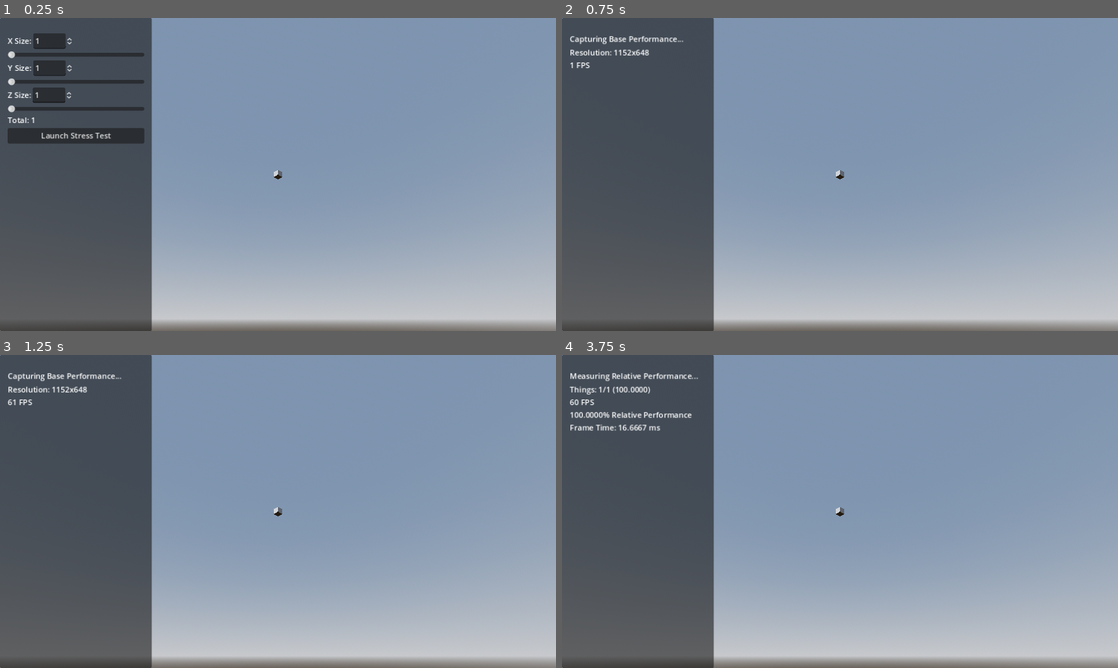
Above: before the commit, frames 1-4 (two rows, left to right).
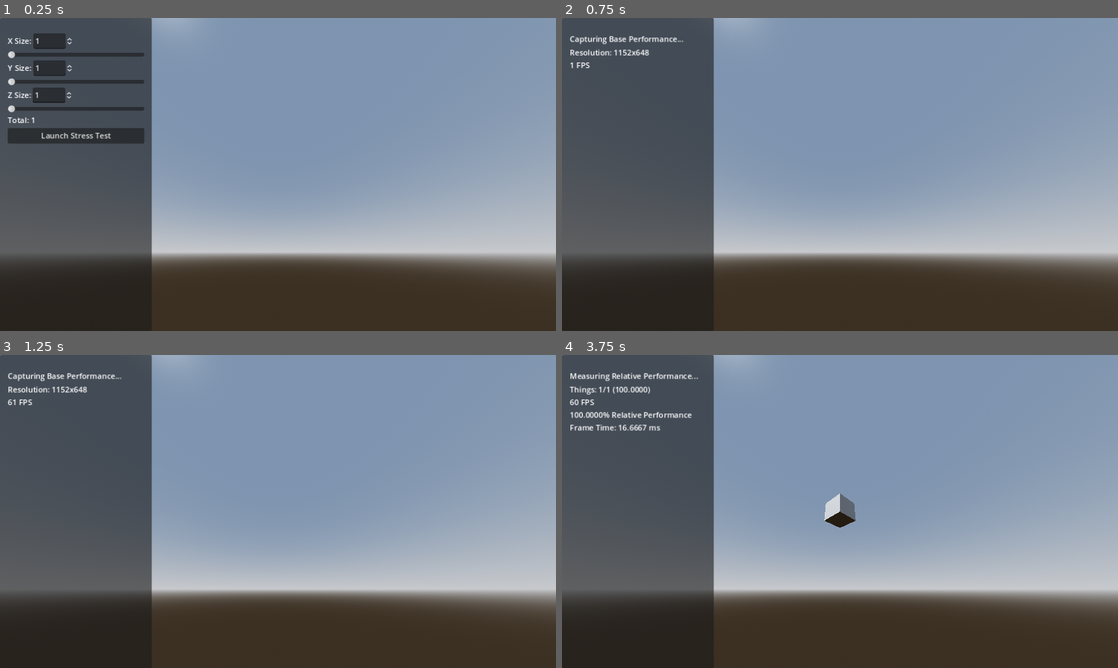
Above: after the commit, the same moments.

Repository: XGit3000/godot-stress-test-thingy
Game: Godot game, scene res://volume_stress_test.tscn
Two runs of this game, one before a commit and one after it. Both use one fixed random seed, a clock stepped at 60 frames per second and the inputs below.
Inputs:
- Up to frame 1 (0.25 s): no input
- Up to frame 2 (0.75 s): click "Launch Stress Test" at 0.5 s
- Up to frame 3 (1.25 s): no input
- Up to frame 4 (3.75 s): tap Enter at 1.25, 2.75 s; tap Space at 2, 3.5 s

The runs differ from the first frame. In frame 1, 31% of the frame differs, in the area x 0-100%, y 0-100%; in frame 2, 31%; in frame 3, 31%; in frame 4, 32%.

Commit message:
Automatically Saves Test Parameters for reuse in multiple tests
and i added something else i ielse i think idk i kinda forgor 💀

Diff:
--- a/input_ui.gd
+++ b/input_ui.gd
@@ -46,7 +46,29 @@
 	x_size_spinbox.share(x_size_slider)
 	y_size_spinbox.share(y_size_slider)
 	z_size_spinbox.share(z_size_slider)
+	load_test_settings()
 	pass # Replace with function body.
+
+func save_test_settings(path : String = "user://test_settings.json"):
+	var file = FileAccess.open(path,FileAccess.WRITE)
+	file.store_string(JSON.stringify({"size_x":x_size,"size_y":y_size,"size_z":z_size}))
+	file.close()
+
+func load_test_settings(path : String = "user://test_settings.json"):
+	var file = FileAccess.open(path,FileAccess.READ)
+	if file == null: return
+	var text = file.get_as_text()
+	var json_thing = JSON.parse_string(text)
+	if json_thing != null:
+		x_size = json_thing["size_x"]
+		y_size = json_thing["size_y"]
+		z_size = json_thing["size_z"]
+		update_values()
+
+func update_values():
+	x_size_spinbox.value = x_size
+	y_size_spinbox.value = y_size
+	z_size_spinbox.value = z_size
 
 signal LaunchTest
 
@@ -91,6 +113,7 @@
 func _on_launch_button_pressed():
 	print("lol")
 	emit_signal("LaunchTest")
+	save_test_settings()
 	pass # Replace with function body.
 
 
--- a/test_volume.tscn
+++ b/test_volume.tscn
@@ -7,3 +7,5 @@
 size = Vector3(0.5, 0.5, 0.5)
 shape = 0
 material = SubResource("FogMaterial_cfxh5")
+
+[node name="CSGBox3D" type="CSGBox3D" parent="."]
--- a/volume_stress_test.gd
+++ b/volume_stress_test.gd
@@ -69,6 +69,7 @@
 #	ProjectSettings.set_setting("display/window/size/viewport_height", thing.y)
 #	DisplayServer.window_set_size(thing)
 	get_tree().root.unresizable = true
+#	get_tree().root.unfocusable = true
 #	get_tree().root.content_scale_mode = Window.CONTENT_SCALE_MODE_VIEWPORT
 #	get_viewport().set_size_2d_override(thing)D q
 	var ugh = self.get_viewport()
@@ -101,6 +102,7 @@
 	stage = StressTest.STAGE.COMPLETE
 	test_ui_node.stage = StressTest.STAGE.COMPLETE
 	get_tree().root.unresizable = false
+#	get_tree().root.unfocusable = false
 	for child in test_node.get_children():
 		child.queue_free()
 	test_ui_node.test_complet_data_label.text = "Total Things: %s\nRelative Performance: %3.4f%s\nControl FPS: %s\nTest FPS: %s"%[total_things,float(test_fps)/base_fps*100.0,"%",base_fps,test_fps]
--- a/volume_stress_test.tscn
+++ b/volume_stress_test.tscn
@@ -35,6 +35,7 @@
 
 [node name="CSGBox3D" type="CSGBox3D" parent="."]
 transform = Transform3D(1, 0, 0, 0, 1, 0, 0, 0, 1, 2, 2, 2)
+visible = false
 size = Vector3(0.1, 0.1, 0.1)
 
 [node name="Test Node" type="Node3D" parent="."]
@@ -44,6 +45,7 @@
 
 [node name="Camera3D" type="Camera3D" parent="Node3D"]
 transform = Transform3D(1, 0, 0, 0, 0.816138, -0.577858, 0, 0.577858, 0.816138, 0, 0, 0)
+fov = 110.0
 
 [node name="RayCast3D" type="RayCast3D" parent="Node3D/Camera3D"]
 target_position = Vector3(0, 0, -50)
